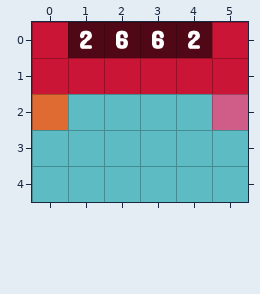
Tiled map -- spaders/src/map/debug/debug.tmx. The picture above is the old version.
Cells are 64x64 px. Shown: x 0..5, y 0..4.
Once edited:
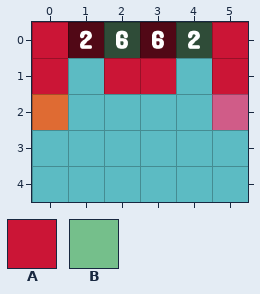
Key: from "spadersTileset": A 1, B 3.
_ is an empty cell, . an unchanged one.
Changes in this commit:
--- layer "Countdown Pieces 2"
@@ x 1..4 @@
-0 .A.A
-1 A..A
+0 .B.B
+1 _.._
Pixel boxes of the changes (left, top, right, bottom) in both pictures:
changed: (68, 22, 140, 94)
changed: (176, 22, 212, 94)
